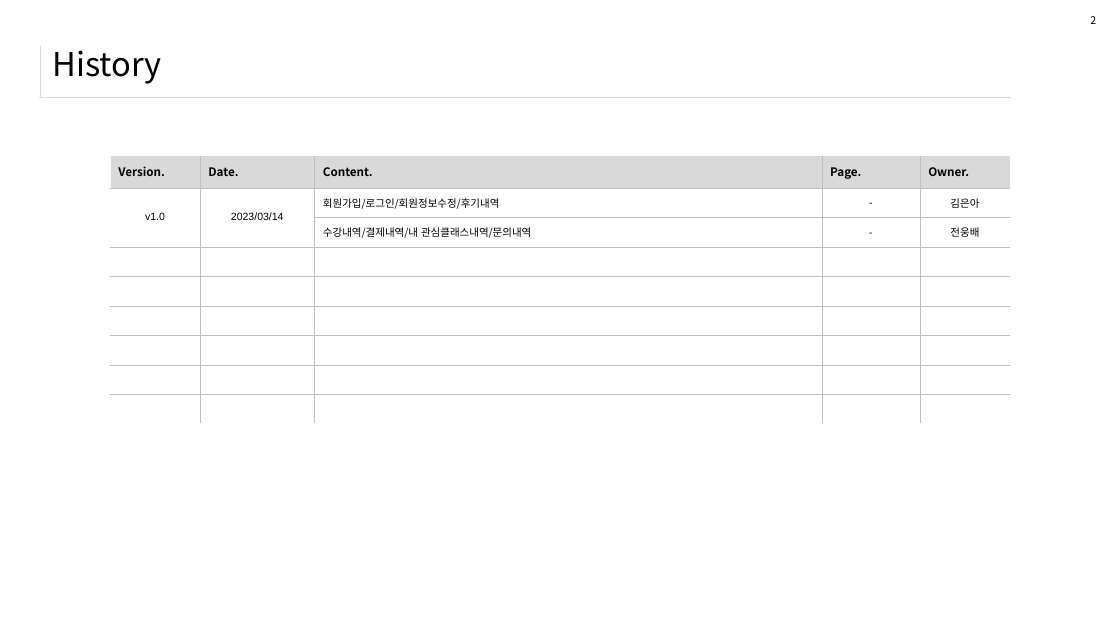
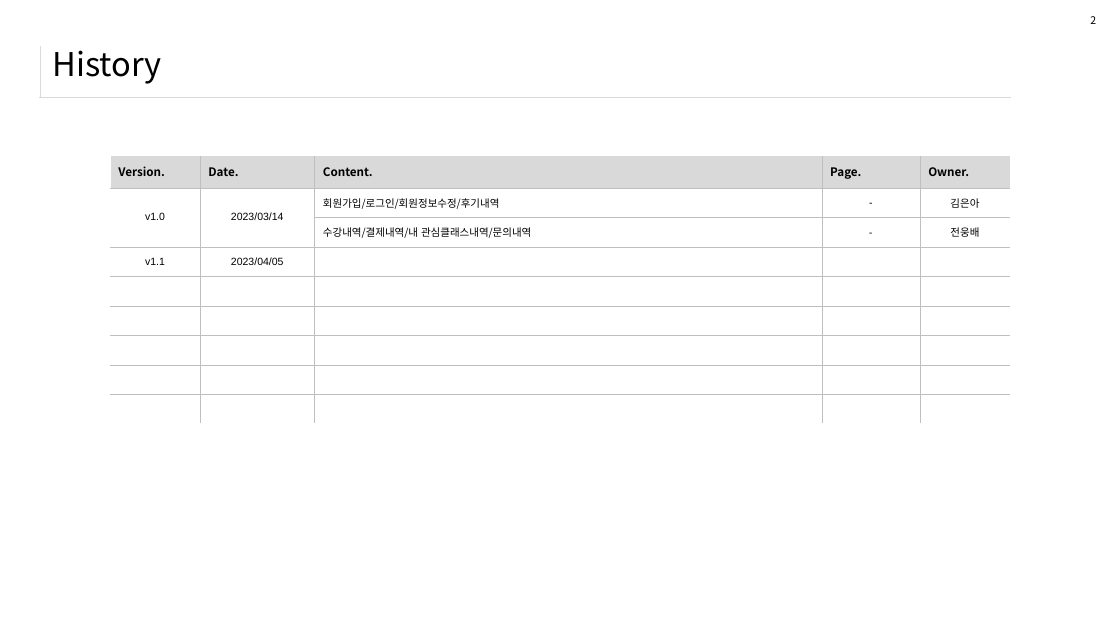
Before and after one commit to jmlim1107/jmlim1107.kh, a slide deck: slide 2 of LiClassProject/라이클래스 팀프로젝트 산출물/6. 스토리보드(화면설계)/3조_스토리보드_20230403_회원.pptx. Drawn at 1120x630 pixels with LibreOffice and Linux fonts; fonts in the diff are those of the drawing. Boxes give left, top, right and bottom in pixels: in the first picture for what was removed or moved away, otherwise in the second. Text is boxed around its words. In the diff, an @@ line names an element or a change of style, - is before the commit and + after.

```diff
--- a/LiClassProject/라이클래스 팀프로젝트 산출물/6. 스토리보드(화면설계)/3조_스토리보드_20230403_회원.pptx
+++ b/LiClassProject/라이클래스 팀프로젝트 산출물/6. 스토리보드(화면설계)/3조_스토리보드_20230403_회원.pptx
@@ table at [110, 156, 1010, 424] @@
+row 4: v1.1 | 2023/04/05 |  |  | 
-row 9:  |  |  |  | 
```
Also in this commit, not shown: 3 other slides changed, 38 other files.
